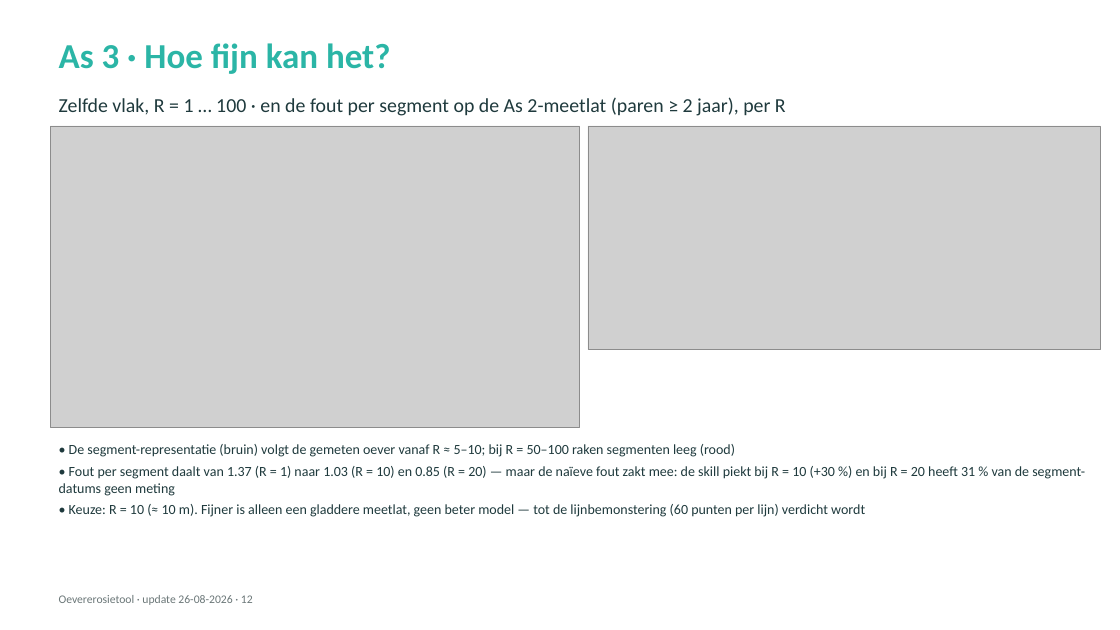
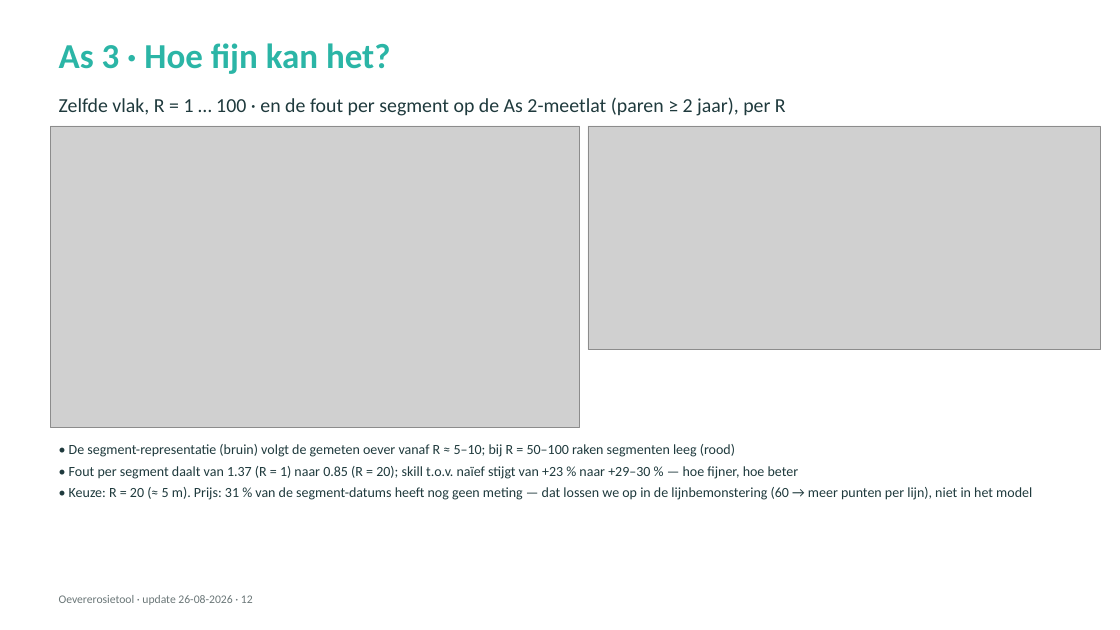
Before and after one commit to HAL24K/wocu-oevererosie, a slide deck: slide 12 of docs/presentations/20260826_update_v2.pptx. Drawn at 1120x630 pixels with LibreOffice and Linux fonts; fonts in the diff are those of the drawing; grey boxes stand for pictures. Boxes give left, top, right and bottom in pixels: in the first picture for what was removed or moved away, otherwise in the second. Text is boxed around its words. In the diff, an @@ line names an element or a change of style, - is before the commit and + after.

Commit message:
feat(pipeline)+docs: segment_R default 20; deck slides 12-14 on R=20

```diff
--- a/docs/presentations/20260826_update_v2.pptx
+++ b/docs/presentations/20260826_update_v2.pptx
@@ text at (x1=69, y1=466, x2=1032, y2=500): text changed @@
-• Fout per segment daalt van 1.37 (R = 1) naar 1.03 (R = 10) en 0.85 (R = 20) — maar de naïeve fout zakt mee: de skill piekt bij R = 10 (+30 %) en bij R = 20 heeft 31 % van de segment-datums geen meting
-• Keuze: R = 10 (≈ 10 m). Fijner is alleen een gladdere meetlat, geen beter model — tot de lijnbemonstering (60 punten per lijn) verdicht wordt
+• Fout per segment daalt van 1.37 (R = 1) naar 0.85 (R = 20); skill t.o.v. naïef stijgt van +23 % naar +29–30 % — hoe fijner, hoe beter
+• Keuze: R = 20 (≈ 5 m). Prijs: 31 % van de segment-datums heeft nog geen meting — dat lossen we op in de lijnbemonstering (60 → meer punten per lijn), niet in het model
```
Also in this commit, not shown: 5 other slides changed, 2 other files.
